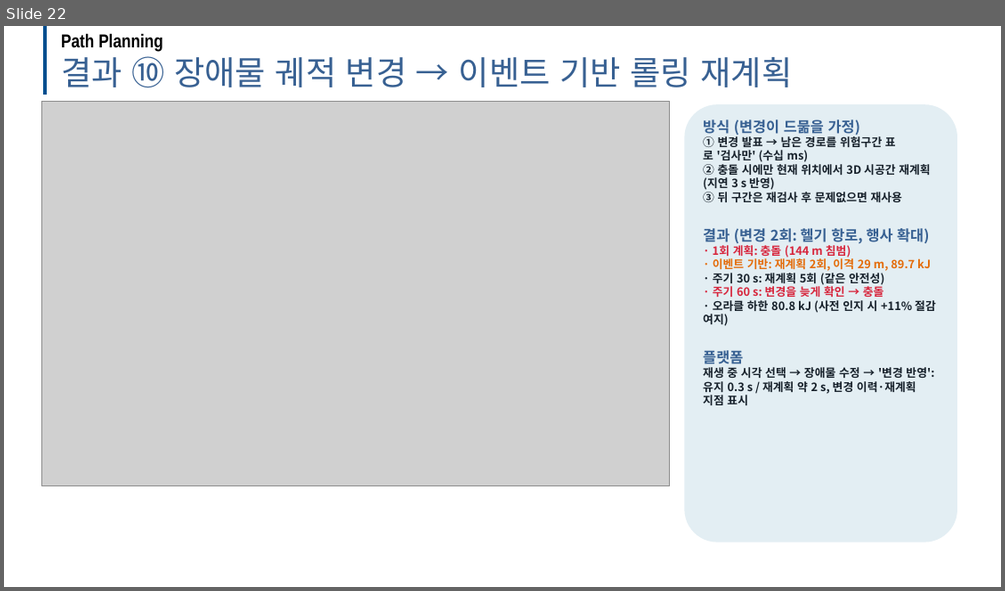
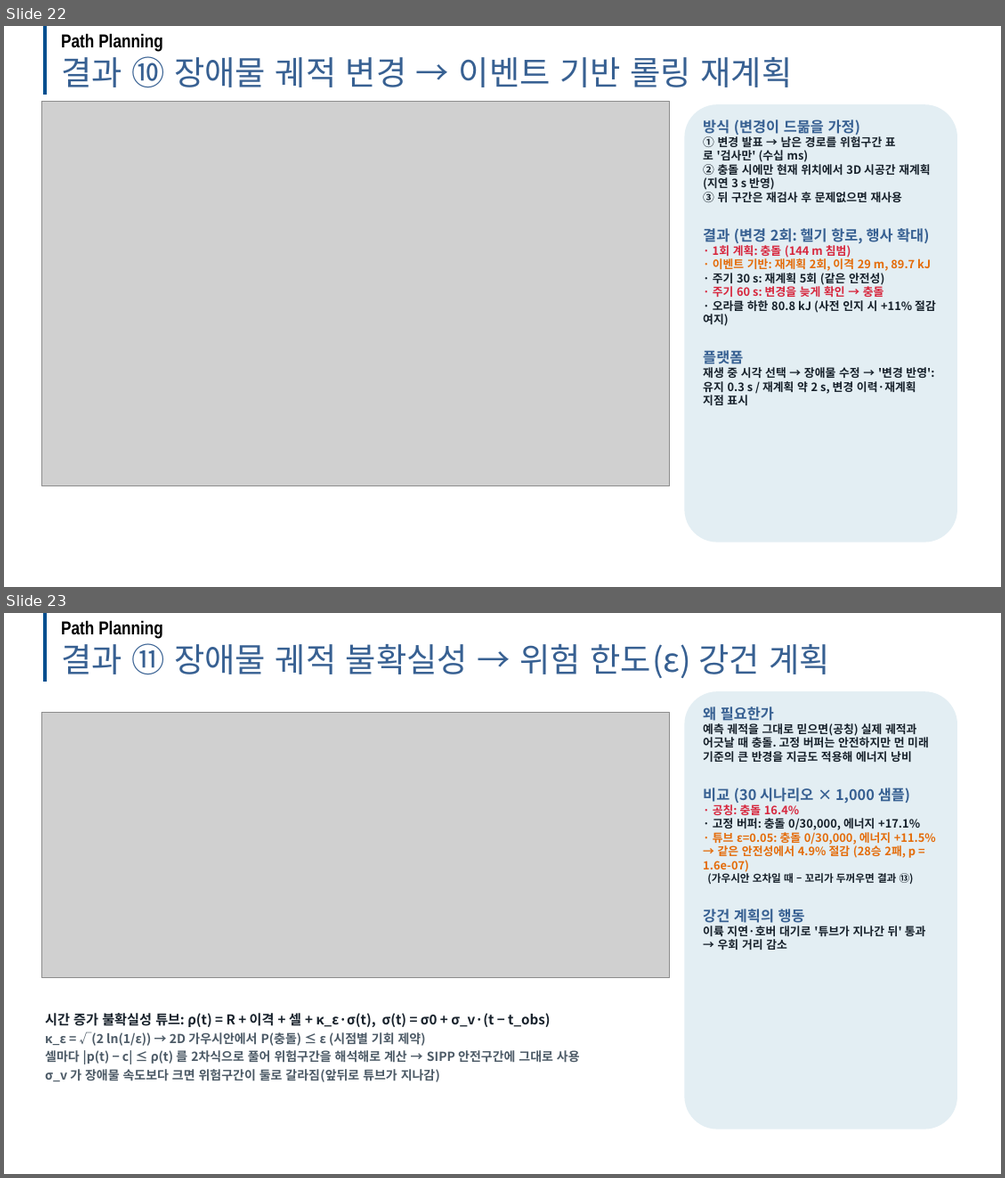
Before and after one commit to dnfl5345/Drone_path_opt, a slide deck: docs/drone_soc_path_planning_dev.pptx. Shown one above the other, each under a label of ours: slide 22 before the commit, slides 22 and 23 after it. The pictures are 1005x591 and 1005x1178 pixels, drawn with LibreOffice and Linux fonts; fonts in the diff are those of the drawing; grey boxes stand for pictures; background and template pictures are left out. Boxes give left, top, right and bottom in pixels: in the first picture for what was removed or moved away, otherwise in the second. Text is boxed around its words. In the diff, an @@ line names an element or a change of style, - is before the commit and + after.

```diff
--- a/docs/drone_soc_path_planning_dev.pptx
+++ b/docs/drone_soc_path_planning_dev.pptx
@@ slide 23 added at bbox=[4, 613, 1001, 1174], background #FFFFFF @@
@@ line added from (44, 613) to (44, 682), #004E8F 3.5 pt @@
@@ text added at bbox=[61, 638, 831, 678], 32 pt, text #376092 @@
+결과 ⑪ 장애물 궤적 불확실성 → 위험 한도(ε) 강건 계획
@@ text added at bbox=[61, 620, 163, 639], 18 pt, text #000000, bold @@
+Path Planning
@@ rounded rectangle added at bbox=[685, 691, 957, 1129], fill #E3EEF3, 11 pt, text #16202A, bold @@
+왜 필요한가
+예측 궤적을 그대로 믿으면(공칭) 실제 궤적과 어긋날 때 충돌. 고정 버퍼는 안전하지만 먼 미래 기준의 큰 반경을 지금도 적용해 에너지 낭비
+비교 (30 시나리오 × 1,000 샘플)
+· 공칭: 충돌 16.4%
+· 고정 버퍼: 충돌 0/30,000, 에너지 +17.1%
+· 튜브 ε=0.05: 충돌 0/30,000, 에너지 +11.5%
+→ 같은 안전성에서 4.9% 절감 (28승 2패, p = 1.6e-07)
+(가우시안 오차일 때 – 꼬리가 두꺼우면 결과 ⑬)
+강건 계획의 행동
+이륙 지연·호버 대기로 '튜브가 지나간 뒤' 통과 → 우회 거리 감소
@@ picture added at bbox=[41, 713, 670, 978] @@
@@ text added at bbox=[45, 1011, 580, 1082], 12 pt, text #4C5A66, bold @@
+시간 증가 불확실성 튜브: ρ(t) = R + 이격 + 셀 + κ_ε·σ(t), σ(t) = σ0 + σ_v·(t − t_obs)
+κ_ε = √(2 ln(1/ε)) → 2D 가우시안에서 P(충돌) ≤ ε (시점별 기회 제약)
+셀마다 |p(t) − c| ≤ ρ(t) 를 2차식으로 풀어 위험구간을 해석해로 계산 → SIPP 안전구간에 그대로 사용
+σ_v 가 장애물 속도보다 크면 위험구간이 둘로 갈라짐(앞뒤로 튜브가 지나감)
```
Also in this commit, not shown: 3 slides changed, 2 other slides added, 9 other files.
